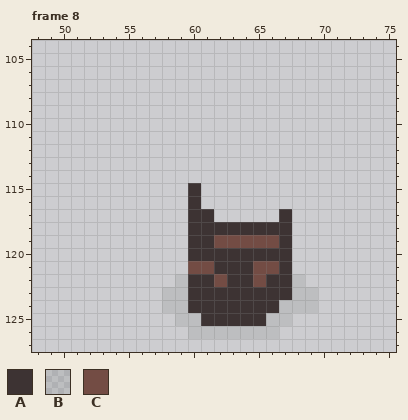
One commit to this pixel-art file: Assets/Sprites/Ground/Tree/Scots Pine/Scots_Pine.aseprite. Above, as it was before the edit.
128x128 pixels, 8 frames. Shown: frame 8: x 48..75, y 104..127. The commit also changed other frames, which this record leaves out.
Visible layers, top first: "Effect", "Snow", "Leafs", "Root".
Palette (. is transparent): A #3d3333  B #63666326  C #734c44
Pixels before, frame 8, first column x 58:
115 ..A.........
116 ..A.........
117 ..AA.....A..
118 ..AAAAAAAA..
119 ..AACCCCCA..
120 ..AAAAAAAA..
121 ..CCAAACCA..
122 .BAACAACAAB.
123 BBAAAAAAAABB
124 BBAAAAAAABBB
125 .BBAAAAABB..
126 ..BBBBBBB...
And afterwards:
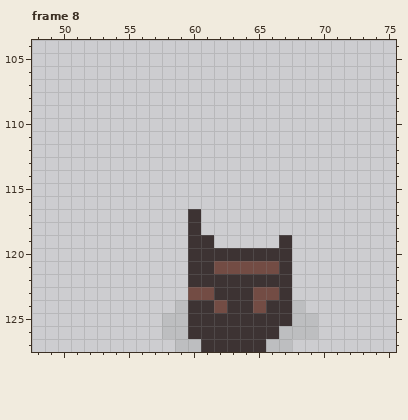
The exact change:
Changed rows in their new state; - is an unchanged pixel.
Frame 8, layers "Effect", "Root":
first column x 58:
115 --.---------
116 --.---------
117 ---.-----.--
118 ---.......--
119 ----.....---
121 --AACCC-----
122 -.--A--A--.-
123 ..CC---CC-..
124 .---C--C-A-.
125 B-A-----AABB
126 BBAAAAAAABBB
127 -BBAAAAABB--
Changed places in both pictures, as pixel boxes (x1, y1, x2, y2):
changed: (162, 183, 318, 352)
